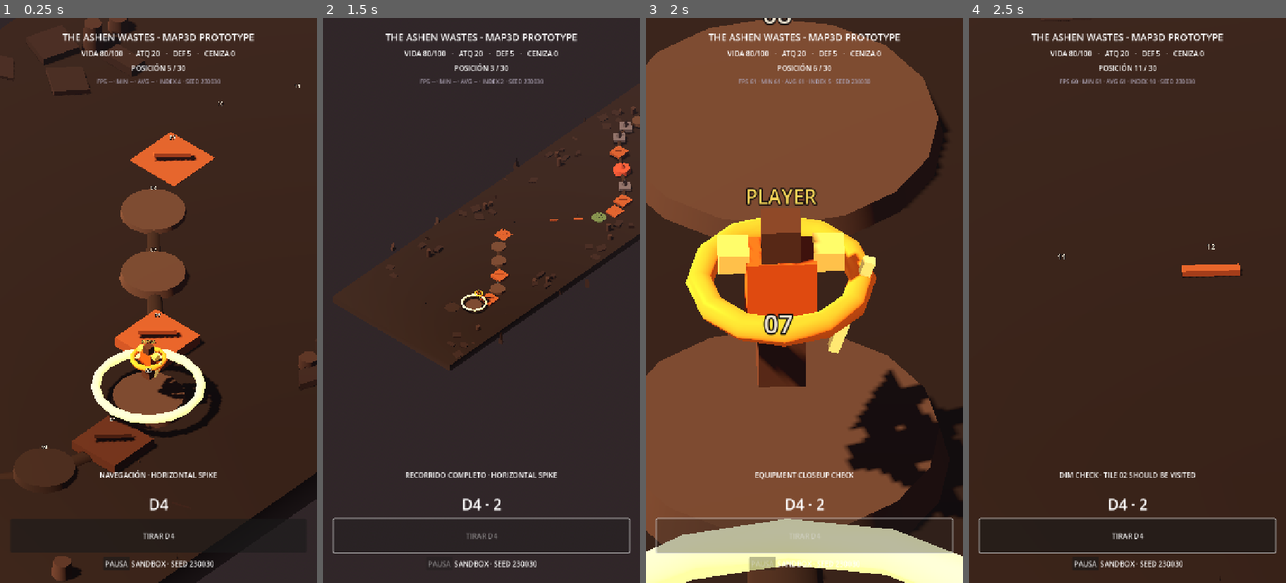
Above: before the commit, frames 1-4 (left to right).
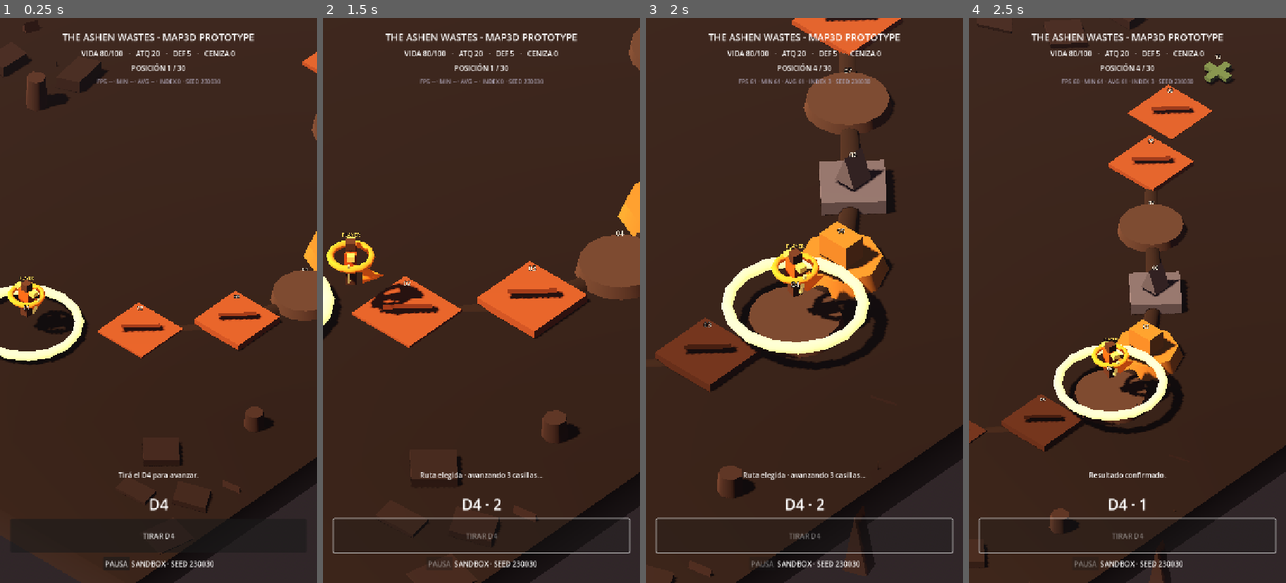
Above: after the commit, the same moments.

Repository: AxelDzumaga/ASHEN-REALM
Game: Godot game, scene res://tools/tests/horizontal_spike_capture.tscn
Same seed, same stepped clock (60 frames per second), same inputs: the game is played once before the commit and once after it. This scene is started directly instead of the project's main scene.
Inputs (mouse positions are in pixels of both pictures, inside the frame that each line leads up to):
- Up to frame 1 (0.25 s): no input
- Up to frame 2 (1.5 s): click "TIRAR D4" at 0.5 s; tap Enter (ui_accept) at 1.25 s; move the mouse to (551, 272) at 1.27 s; hold Right (ui_right) from 1.28 s (still down); tap B at 1.35 s; click (551, 272) at 1.42 s
- Up to frame 3 (2 s): keep holding Right (ui_right); tap Enter (ui_accept) at 1.52 s
- Up to frame 4 (2.5 s): move the mouse to (1064, 328) at 2.02 s; release Right (ui_right) at 2.03 s; hold Left (ui_left) from 2.03 s (still down); tap B at 2.1 s; tap Enter (ui_accept) at 2.27 s

The runs differ from the first frame. In frame 1, 19% of the frame differs, in the area x 0-100%, y 0-100%; in frame 2, 13%; in frame 3, 74%; in frame 4, 15%.
Error after the commit: Out of bounds get index '7' (on base: 'Dictionary') (res://scripts/board3d/ashen_wastes_map_3d.gd:145)

Commit message:
feat: add deterministic route branch domain
Adds RouteBranchData and a new BoardTileData.TileType.FORK, pre-generated
by BoardGenerator (one fork per run, MVP) with two independent, archetype-
weighted 4-tile route overlays. The reserved spine window (fork tile + 4
branch slots) is excluded from biome tile-count quotas and streak checks so
it never counts as hidden dead content. RouteChoiceResolver gains
get_base_destination() as the single live-gameplay formula; the previous
dynamic base+1/gate mechanism (superseded by this feature) is kept only
because tools/simulation/full_run_simulation.gd still depends on it for
unrelated economy batch runs.

Co-Authored-By: Claude Sonnet 5 <noreply@anthropic.com>
Claude-Session: https://claude.ai/code/session_01FGYK5wAez4wvAZQgyh3Mkz

Diff:
--- a/scripts/board/board_generator.gd
+++ b/scripts/board/board_generator.gd
@@ -1,8 +1,51 @@
 class_name BoardGenerator
 extends RefCounted
 
+## preload (no class_name directo): mismo motivo documentado en RunState —
+## este proyecto corre siempre headless por CLI, y BoardGenerator se usa
+## desde el arranque de una run, antes de que el editor haya escaneado el
+## global class cache para scripts class_name nuevos.
+const _RouteBranchData = preload("res://scripts/board/route_branch_data.gd")
+
 const MAX_GENERATION_ATTEMPTS := 16
 const NO_SEED := -1
+const BRANCH_LENGTH := 4
+## Cantidad de forks por run. INITIAL TUNING — un solo fork por run para el
+## MVP de MAP3D-HUMAN-004; validar en el próximo Human Playtest antes de
+## considerar más de uno.
+const FORK_COUNT := 1
+## Tipos permitidos dentro de una rama. ELITE y BOSS quedan excluidos del
+## contenido de rama en este MVP (alcance aprobado explícitamente).
+const BRANCH_ALLOWED_TYPES: Array[int] = [
+	BoardTileData.TileType.EMPTY,
+	BoardTileData.TileType.COMBAT,
+	BoardTileData.TileType.EVENT,
+	BoardTileData.TileType.TREASURE,
+	BoardTileData.TileType.HEAL,
+]
+## Tendencias de ruta: pesos relativos por tipo dentro de las 4 casillas de
+## la rama. Son tendencias, no plantillas rígidas — el D4 sigue siendo la
+## autoridad sobre cuáles de estas casillas realmente se resuelven.
+## Números: INITIAL TUNING.
+const ROUTE_ARCHETYPES: Dictionary = {
+	&"combat": {
+		BoardTileData.TileType.COMBAT: 5, BoardTileData.TileType.EVENT: 1,
+		BoardTileData.TileType.TREASURE: 2, BoardTileData.TileType.HEAL: 1, BoardTileData.TileType.EMPTY: 1,
+	},
+	&"recovery": {
+		BoardTileData.TileType.COMBAT: 1, BoardTileData.TileType.EVENT: 3,
+		BoardTileData.TileType.TREASURE: 1, BoardTileData.TileType.HEAL: 3, BoardTileData.TileType.EMPTY: 2,
+	},
+	&"treasure": {
+		BoardTileData.TileType.COMBAT: 2, BoardTileData.TileType.EVENT: 2,
+		BoardTileData.TileType.TREASURE: 4, BoardTileData.TileType.HEAL: 1, BoardTileData.TileType.EMPTY: 1,
+	},
+	&"balanced": {
+		BoardTileData.TileType.COMBAT: 2, BoardTileData.TileType.EVENT: 2,
+		BoardTileData.TileType.TREASURE: 2, BoardTileData.TileType.HEAL: 2, BoardTileData.TileType.EMPTY: 2,
+	},
+}
+const ARCHETYPE_IDS: Array[StringName] = [&"combat", &"recovery", &"treasure", &"balanced"]
 const FALLBACK_PATTERN: Array[int] = [
 	BoardTileData.TileType.COMBAT,
 	BoardTileData.TileType.EVENT,
@@ -56,25 +99,34 @@
 	var rng := RandomNumberGenerator.new()
 	rng.seed = actual_seed
 
+	# El fork se decide una sola vez por seed, antes de los reintentos de
+	# contenido: su posición no depende del contenido generado, y mantenerlo
+	# fijo entre reintentos preserva "mismo seed -> mismos forks".
+	var fork_index: int = _choose_fork_index(biome, rng)
+
 	for _attempt in MAX_GENERATION_ATTEMPTS:
-		var counts: Dictionary = _choose_counts(biome, rng)
+		var counts: Dictionary = _choose_counts(biome, rng, fork_index)
 		if counts.is_empty():
 			continue
-		var generated: Array[int] = _build_sequence(biome, counts, rng)
-		if validate(generated, biome):
+		var generated: Array[int] = _build_sequence(biome, counts, rng, fork_index)
+		if not generated.is_empty() and validate(generated, biome, fork_index):
 			run.board_seed = actual_seed
 			run.board_tile_sequence = generated
+			run.route_branches = _generate_branches(fork_index, rng)
 			return
 
 	push_warning("Board generation used the safe fallback for biome %s." % biome.id)
 	run.board_seed = actual_seed
 	run.board_tile_sequence = get_fallback(biome.board_length)
-
-
-static func validate(tiles: Array[int], biome: BiomeData) -> bool:
+	run.route_branches = {}
+
+
+static func validate(tiles: Array[int], biome: BiomeData, fork_index: int = -1) -> bool:
 	if tiles.size() != biome.board_length or tiles.size() < 2:
 		return false
 	if tiles[0] != BoardTileData.TileType.EMPTY or tiles[-1] != BoardTileData.TileType.BOSS:
+		return false
+	if fork_index >= 0 and tiles[fork_index] != BoardTileData.TileType.FORK:
 		return false
 
 	var counts: Dictionary = {}
@@ -83,6 +135,15 @@
 	var previous_type: BoardTileData.TileType = BoardTileData.TileType.EMPTY
 	for index in tiles.size():
 		var type: BoardTileData.TileType = tiles[index] as BoardTileData.TileType
+		# La ventana reservada de un fork (el tile FORK y sus 4 casillas de
+		# rama) no representa contenido jugable del spine: su contenido real
+		# vive en los overlays de RouteBranchData, así que queda fuera de
+		# los cupos/streaks del bioma para no contar contenido fantasma.
+		if _is_reserved(index, fork_index):
+			previous_type = BoardTileData.TileType.EMPTY
+			combat_streak = 0
+			danger_streak = 0
+			continue
 		counts[type] = int(counts.get(type, 0)) + 1
 		combat_streak = combat_streak + 1 if type == BoardTileData.TileType.COMBAT else 0
 		danger_streak = danger_streak + 1 if _is_dangerous(type) else 0
@@ -102,6 +163,72 @@
 		and _count_is_valid(counts, BoardTileData.TileType.ELITE, biome.elite_min, biome.elite_max)
 		and int(counts.get(BoardTileData.TileType.BOSS, 0)) == 1
 	)
+
+
+## Rango de índices "consumidos" por un fork: el propio tile FORK más sus
+## BRANCH_LENGTH casillas de rama reservadas.
+static func _is_reserved(index: int, fork_index: int) -> bool:
+	return fork_index >= 0 and index >= fork_index and index <= fork_index + BRANCH_LENGTH
+
+
+## Elige, de forma determinística, en qué índice del spine va el fork (o -1
+## si el bioma es demasiado corto para alojar uno). Reutiliza el mismo
+## criterio de "no demasiado pronto" que ya usa ELITE (_elite_start_index) y
+## exige separación suficiente antes del boss para que el MERGE nunca quede
+## pegado a él (mismo espíritu que la exclusión de ELITE en el índice
+## tiles.size()-2).
+static func _choose_fork_index(biome: BiomeData, rng: RandomNumberGenerator) -> int:
+	if FORK_COUNT <= 0:
+		return -1
+	var lower_bound: int = _elite_start_index(biome.board_length)
+	var upper_bound: int = biome.board_length - 1 - BRANCH_LENGTH - 3
+	if upper_bound < lower_bound:
+		return -1
+	return rng.randi_range(lower_bound, upper_bound)
+
+
+static func _generate_branches(fork_index: int, rng: RandomNumberGenerator) -> Dictionary:
+	if fork_index < 0:
+		return {}
+	var archetype_a: StringName = ARCHETYPE_IDS[rng.randi_range(0, ARCHETYPE_IDS.size() - 1)]
+	var archetype_b: StringName = ARCHETYPE_IDS[rng.randi_range(0, ARCHETYPE_IDS.size() - 1)]
+	if archetype_b == archetype_a:
+		archetype_b = ARCHETYPE_IDS[(ARCHETYPE_IDS.find(archetype_a) + 1) % ARCHETYPE_IDS.size()]
+	var route_a: Array[int] = _build_branch_content(archetype_a, rng)
+	var route_b: Array[int] = _build_branch_content(archetype_b, rng)
+	var data := _RouteBranchData.new(fork_index, route_a, route_b, archetype_a, archetype_b)
+	return {fork_index: data}
+
+
+## Genera las BRANCH_LENGTH casillas de una ruta según la tendencia del
+## arquetipo, con la misma regla de racha peligrosa (<=2 seguidas) que ya usa
+## el spine principal. ELITE/BOSS quedan fuera del pool permitido (MVP).
+static func _build_branch_content(archetype: StringName, rng: RandomNumberGenerator) -> Array[int]:
+	var weights: Dictionary = ROUTE_ARCHETYPES.get(archetype, ROUTE_ARCHETYPES[&"balanced"])
+	var tiles: Array[int] = []
+	var danger_streak := 0
+	for _index: int in BRANCH_LENGTH:
+		var candidates: Array[int] = []
+		for type: int in BRANCH_ALLOWED_TYPES:
+			if danger_streak >= 2 and _is_dangerous(type):
+				continue
+			candidates.append(type)
+		var chosen: int = _weighted_pick_from_weights(candidates, weights, rng)
+		tiles.append(chosen)
+		danger_streak = danger_streak + 1 if _is_dangerous(chosen) else 0
+	return tiles
+
+
+static func _weighted_pick_from_weights(candidates: Array[int], weights: Dictionary, rng: RandomNumberGenerator) -> int:
+	var total_weight := 0
+	for type: int in candidates:
+		total_weight += maxi(1, int(weights.get(type, 1)))
+	var roll: int = rng.randi_range(1, total_weight)
+	for type: int in candidates:
+		roll -= maxi(1, int(weights.get(type, 1)))
+		if roll <= 0:
+			return type
+	return candidates[-1]
 
 
 static func get_fallback(board_length: int) -> Array[int]:
@@ -139,7 +266,8 @@
 			return
 
 
-static func _choose_counts(biome: BiomeData, rng: RandomNumberGenerator) -> Dictionary:
+static func _choose_counts(biome: BiomeData, rng: RandomNumberGenerator, fork_index: int = -1) -> Dictionary:
+	var reserved: int = BRANCH_LENGTH + 1 if fork_index >= 0 else 0
 	for _attempt in MAX_GENERATION_ATTEMPTS:
 		var counts: Dictionary = {
 			BoardTileData.TileType.COMBAT: rng.randi_range(biome.combat_min, biome.combat_max),
@@ -148,7 +276,7 @@
 			BoardTileData.TileType.HEAL: rng.randi_range(biome.heal_min, biome.heal_max),
 			BoardTileData.TileType.ELITE: rng.randi_range(biome.elite_min, biome.elite_max),
 		}
-		var occupied: int = 1
+		var occupied: int = 1 + reserved
 		for value: int in counts.values():
 			occupied += value
 		var empty_count: int = biome.board_length - occupied
@@ -158,10 +286,15 @@
 	return {}
 
 
-static func _build_sequence(biome: BiomeData, requested_counts: Dictionary, rng: RandomNumberGenerator) -> Array[int]:
+static func _build_sequence(biome: BiomeData, requested_counts: Dictionary, rng: RandomNumberGenerator, fork_index: int = -1) -> Array[int]:
 	var tiles: Array[int] = [BoardTileData.TileType.EMPTY]
 	var remaining: Dictionary = requested_counts.duplicate()
 	for index in range(1, biome.board_length - 1):
+		if _is_reserved(index, fork_index):
+			# La ventana del fork no consume cupos del bioma: su contenido
+			# real vive en los overlays de RouteBranchData (_generate_branches).
+			tiles.append(BoardTileData.TileType.FORK if index == fork_index else BoardTileData.TileType.EMPTY)
+			continue
 		var candidates: Array[int] = []
 		for type: int in remaining:
 			if int(remaining[type]) > 0 and _is_allowed(type, index, biome.board_length, tiles):
--- a/scripts/board/board_tile_resolution_adapter.gd
+++ b/scripts/board/board_tile_resolution_adapter.gd
@@ -15,6 +15,7 @@
 	EVENT,
 	TREASURE,
 	BOSS,
+	FORK,
 }
 
 
@@ -32,6 +33,8 @@
 			return Intent.TREASURE
 		BoardTileData.TileType.BOSS:
 			return Intent.BOSS
+		BoardTileData.TileType.FORK:
+			return Intent.FORK
 		_:
 			return Intent.EMPTY
 
@@ -45,5 +48,11 @@
 		Intent.HEAL:
 			var recovered: int = run.heal(HEAL_AMOUNT)
 			return {"resolved": true, "intent": intent, "recovered": recovered}
+		Intent.FORK:
+			# El FORK no resuelve contenido propio: la elección de ruta ya
+			# ocurrió como pausa de movimiento (BoardTurnController), no
+			# como resolución. Sólo se llega acá cuando el roll aterrizó
+			# exactamente en el fork (remaining == 0 ese turno).
+			return {"resolved": true, "intent": intent, "message": "Elegiste tu ruta."}
 		_:
 			return {"resolved": false, "intent": intent}
--- /dev/null
+++ b/scripts/board/route_branch_data.gd
@@ -0,0 +1,75 @@
+class_name RouteBranchData
+extends RefCounted
+
+## Contenido determinístico de una bifurcación pre-generada. Ambas rutas son
+## overlays explícitos e independientes para el mismo rango de índices del
+## spine (fork_index+1 .. fork_index+BRANCH_LENGTH); ninguna es "la spine por
+## defecto". Vive únicamente en RunState (run-transient, no persiste).
+
+const NONE := 0
+const ROUTE_A := 1
+const ROUTE_B := 2
+
+const BRANCH_LENGTH := 4
+
+var fork_index: int = -1
+var route_a: Array[int] = []
+var route_b: Array[int] = []
+var archetype_a: StringName = &""
+var archetype_b: StringName = &""
+
+
+func _init(index: int = -1, tiles_a: Array[int] = [], tiles_b: Array[int] = [], id_a: StringName = &"", id_b: StringName = &"") -> void:
+	fork_index = index
+	route_a = tiles_a
+	route_b = tiles_b
+	archetype_a = id_a
+	archetype_b = id_b
+
+
+func merge_index() -> int:
+	return fork_index + BRANCH_LENGTH + 1
+
+
+## `index` debe caer dentro de (fork_index, fork_index + BRANCH_LENGTH].
+func tile_type_for(branch: int, index: int) -> int:
+	var local_position: int = index - fork_index - 1
+	if local_position < 0 or local_position >= BRANCH_LENGTH:
+		return BoardTileData.TileType.EMPTY
+	var route: Array[int] = route_a if branch == ROUTE_A else route_b
+	return route[local_position]
+
+
+func archetype_for(branch: int) -> StringName:
+	return archetype_a if branch == ROUTE_A else archetype_b
+
+
+func first_tile_for(branch: int) -> int:
+	var route: Array[int] = route_a if branch == ROUTE_A else route_b
+	return route[0]
+
+
+## Partial Information aprobada: identidad + peligro + enfoque + primer nodo.
+## Nunca revela las 4 casillas completas.
+static func danger_label(archetype: StringName) -> String:
+	match archetype:
+		&"combat": return "ALTO"
+		&"treasure": return "MEDIO"
+		&"recovery": return "BAJO"
+		_: return "MEDIO"
+
+
+static func focus_label(archetype: StringName) -> String:
+	match archetype:
+		&"combat": return "COMBATE"
+		&"recovery": return "RECUPERACIÓN"
+		&"treasure": return "TESORO"
+		_: return "EQUILIBRADA"
+
+
+static func display_name(archetype: StringName) -> String:
+	match archetype:
+		&"combat": return "RUTA DE COMBATE"
+		&"recovery": return "RUTA DE RECUPERACIÓN"
+		&"treasure": return "RUTA DEL TESORO"
+		_: return "RUTA EQUILIBRADA"
--- a/scripts/board/route_choice_resolver.gd
+++ b/scripts/board/route_choice_resolver.gd
@@ -1,9 +1,24 @@
 class_name RouteChoiceResolver
 extends RefCounted
 
-## Agency acotada sobre el tablero lineal: el D4 fija el destino base y una
-## bifurcacion puede ofrecer el tile inmediatamente posterior. No muta la run.
+## get_base_destination() es la única fórmula usada por el gameplay real
+## (BoardTurnController / Board2D / Map3D): el D4 sigue siendo la autoridad
+## total sobre el destino. Un FORK pre-generado (ver RouteBranchData) puede
+## pausar el recorrido a mitad de camino, pero nunca cambia este número.
+##
+## get_destinations()/is_meaningful() y el gate de abajo son el mecanismo de
+## bifurcación DINÁMICA anterior a MAP3D-HUMAN-004 (base+1 + probabilidad).
+## Quedan retenidos únicamente porque tools/simulation/full_run_simulation.gd
+## (fuera de alcance de esta feature — es economía/balance, no routing) los
+## sigue usando para sus propias corridas batch; el BoardTurnController real
+## ya NO los llama. No usar este mecanismo para nueva UI/gameplay de routing.
 const DEFAULT_BRANCH_PERCENT := 45
+
+
+static func get_base_destination(sequence_size: int, current_position: int, roll: int) -> int:
+	if sequence_size <= 0:
+		return current_position
+	return mini(current_position + clampi(roll, DiceRoller.MIN_RESULT, DiceRoller.MAX_RESULT), sequence_size - 1)
 
 
 static func get_destinations(
--- a/scripts/core/run_state.gd
+++ b/scripts/core/run_state.gd
@@ -6,6 +6,7 @@
 ## en este proyecto se corre siempre headless por CLI, así que preload
 ## evita depender de ese timing.
 const _EquipmentSetResolver = preload("res://scripts/equipment/equipment_set_resolver.gd")
+const _RouteBranchData = preload("res://scripts/board/route_branch_data.gd")
 
 const BASE_MAX_HEALTH := 100
 const BASE_CURRENT_HEALTH_OFFSET := 20
@@ -39,6 +40,12 @@
 var chosen_destination: int = -1
 var chosen_tile_type: int = -1
 var route_choice_cooldown: bool = false
+## Bifurcaciones pre-generadas de esta run: fork_index -> RouteBranchData.
+var route_branches: Dictionary = {}
+## Carril activo mientras board_position está dentro de una bifurcación
+## (RouteBranchData.NONE/ROUTE_A/ROUTE_B). No migra perfil.
+var active_branch: int = _RouteBranchData.NONE
+var active_fork_index: int = -1
 var combats_won: int = 0
 var elites_won: int = 0
 var events_resolved: int = 0
--- a/scripts/data/board_tile_data.gd
+++ b/scripts/data/board_tile_data.gd
@@ -9,6 +9,7 @@
 	EVENT,
 	TREASURE,
 	ELITE,
+	FORK,
 }
 
 @export var type: TileType = TileType.EMPTY
Not shown, added: scripts/board/route_branch_data.gd.uid
